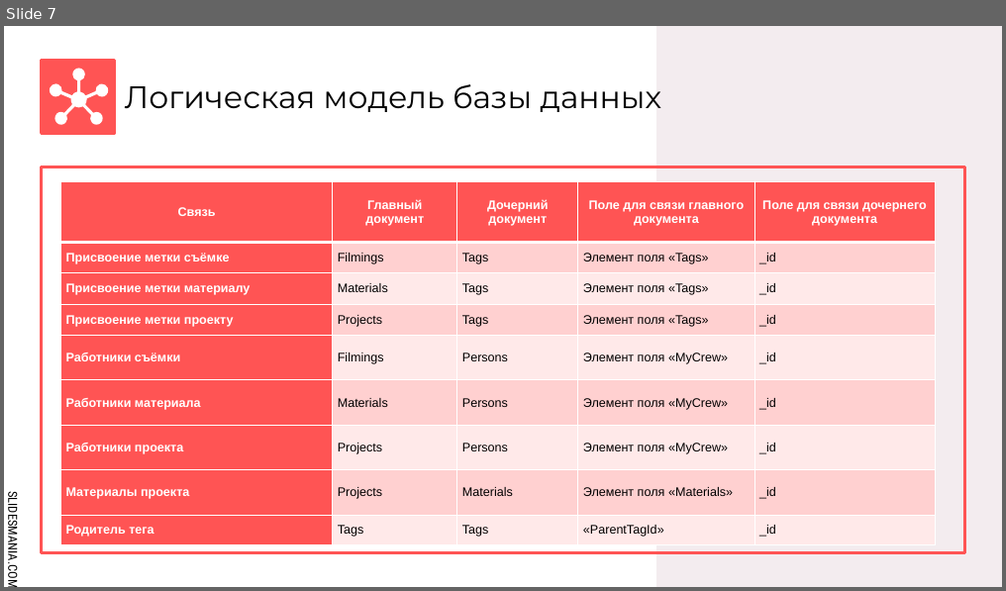
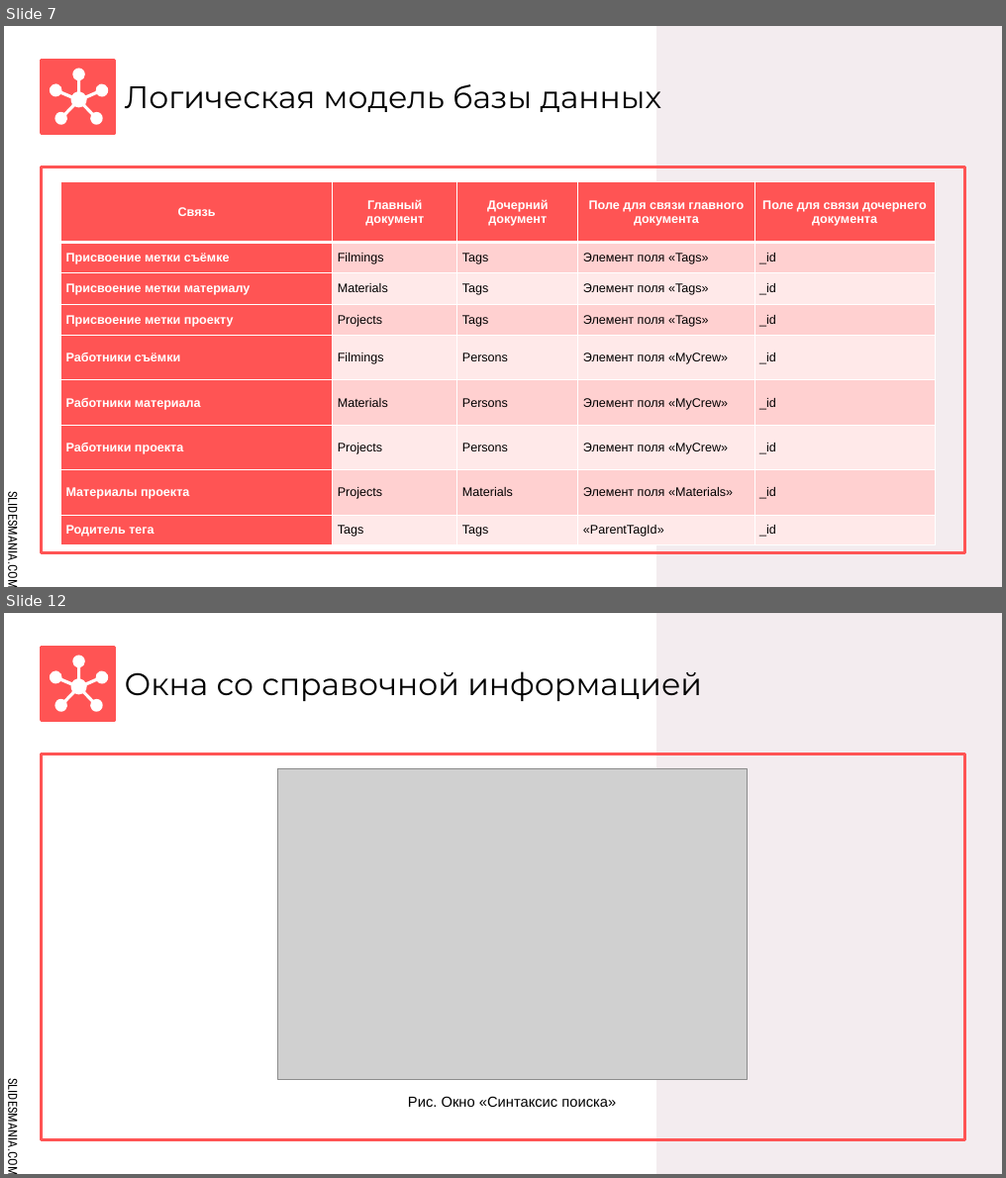
Before and after one commit to IvanLink-py/CourseWork-2023, a slide deck: Защита/Презентация.pptx. Shown one above the other, each under a label of ours: slide 7 before the commit, slides 7 and 12 after it; the slides between them are not shown. The pictures are 1006x591 and 1006x1178 pixels, drawn with LibreOffice and Linux fonts; fonts in the diff are those of the drawing; grey boxes stand for pictures. Boxes give left, top, right and bottom in pixels: in the first picture for what was removed or moved away, otherwise in the second. Text is boxed around its words. In the diff, an @@ line names an element or a change of style, - is before the commit and + after.

```diff
--- a/Защита/Презентация.pptx
+++ b/Защита/Презентация.pptx
@@ slide 12 added at [4,613,1002,1174], background #FFFFFF; not listed: 4 template elements that a slide beside it also shows @@
@@ freeform shape added at [49,655,110,712], fill #FFFFFF @@
@@ title added at [125,671,702,701], 30 pt, text #000000 @@
+Окна со справочной информацией
@@ picture added at [277,768,747,1079] @@
@@ text added at [408,1096,616,1107], 14 pt, text #000000 @@
+Рис. Окно «Синтаксис поиска»
```
Also in this commit, not shown: 1 slide changed, 6 other slides added, 6 slides removed, 2 other files.
